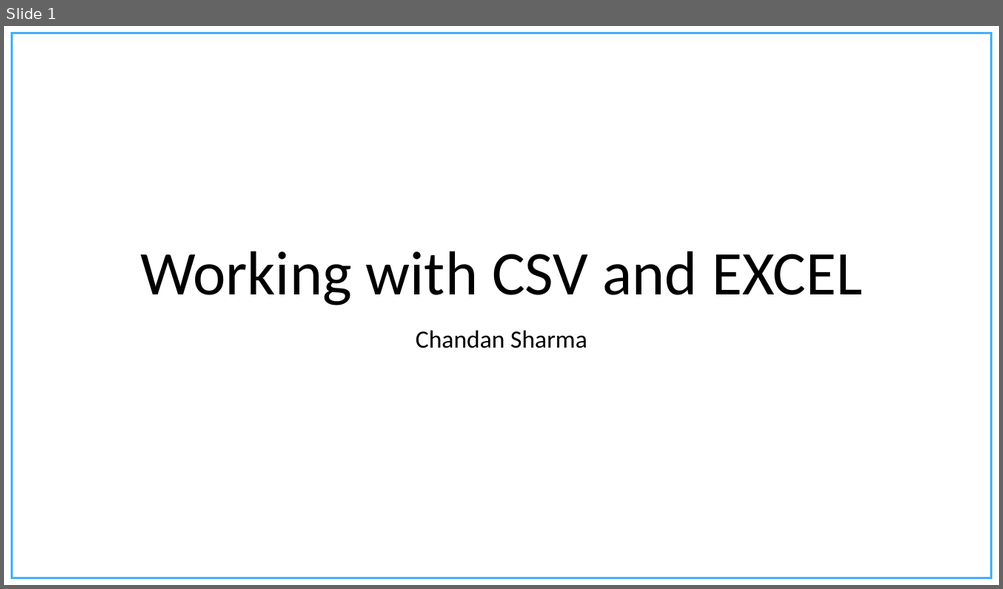
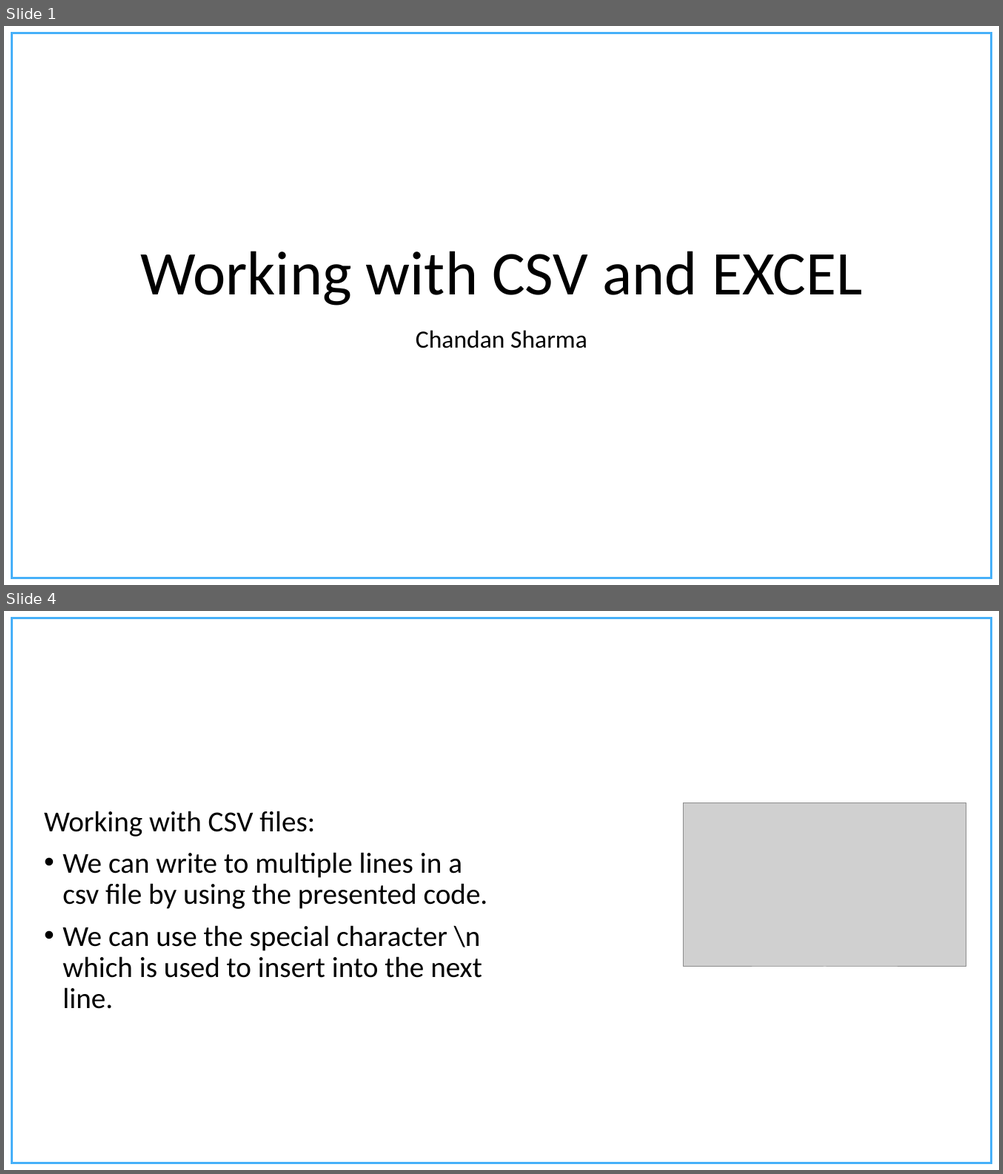
Before and after one commit to chandanNapster/PythonDevWork, a slide deck: Course Material/Presentations/Working with CSV files.pptx. Shown one above the other, each under a label of ours: slide 1 before the commit, slides 1 and 4 after it; the slides between them are not shown. The pictures are 1003x589 and 1003x1174 pixels, drawn with LibreOffice and Linux fonts; fonts in the diff are those of the drawing; grey boxes stand for pictures; background and template pictures are left out. Boxes give left, top, right and bottom in pixels: in the first picture for what was removed or moved away, otherwise in the second. Text is boxed around its words. In the diff, an @@ line names an element or a change of style, - is before the commit and + after.

```diff
--- a/Course Material/Presentations/Working with CSV files.pptx
+++ b/Course Material/Presentations/Working with CSV files.pptx
@@ slide 4 added at (4,611,999,1170), background #FFFFFF; not listed: 1 template element that a slide beside it also shows @@
@@ picture added at (683,803,966,967) @@
@@ text added at (44,811,488,1009), 28 pt, text #000000 @@
+Working with CSV files:
+• We can write to multiple lines in a csv file by using the presented code.
+• We can use the special character \n which is used to insert into the next line.
```
Also in this commit, not shown: 15 other slides added, 7 slides removed, 14 other files.
